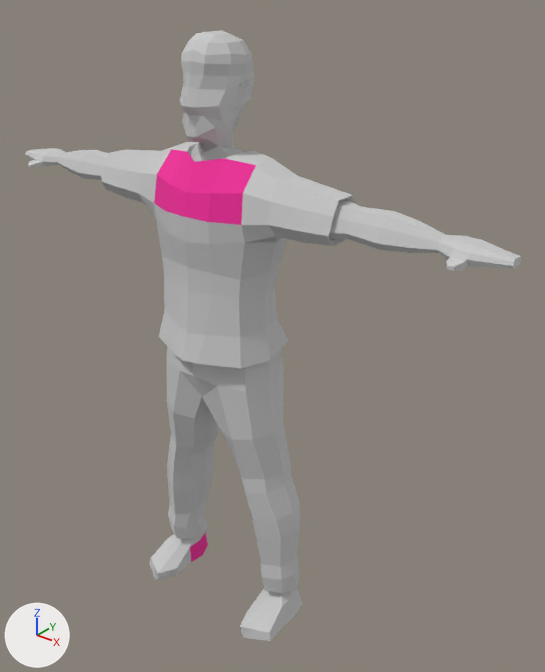
Two versions of the FBX model Source/Character/HumanNPC.FBX, one commit apart.
Both versions are drawn from a camera (50 mm lens) standing at (1.36, -1.463, 1.905) and looking at (0.109, 0.101, 0.935). Arrows for +X, +Y and +Z are at lower left; the lights stay in place. Where no turn or scale is listed for an object, it has been applied to the vertices. Vertices at the same position are counted once.

The older version as bpy lines, for what is in view:
```python
me_mesh = bpy.data.meshes.new('Mesh')
me_mesh.from_pydata(...)  # 643 vertices, 657 faces; spans x -0.84..0.84, y -0.15..0.15, z 0.0..1.77
# faces by material slot: [26, 631]
me_mesh.materials.append(mat_material__19)  # pink #f3269b
me_mesh.materials.append(mat_material__53)  # light grey #cacaca
ob_box001 = bpy.data.objects.new('Box001', me_mesh)
ob_box001.location = (0.0, -0.016, 0.0)
```
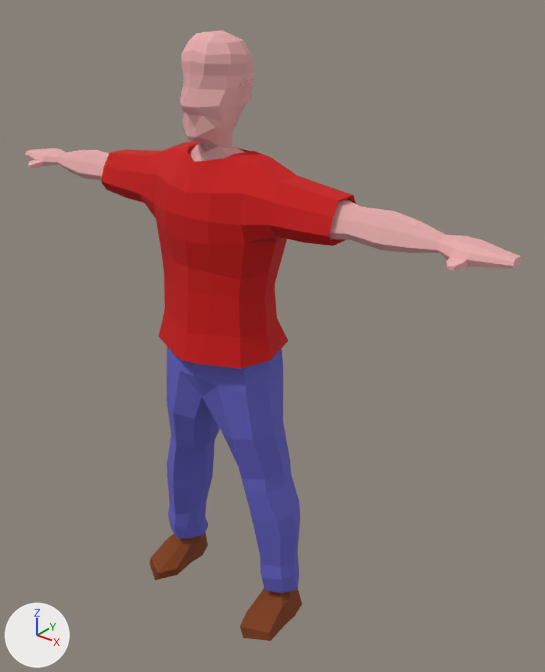
The newer file is also turned or shifted as a whole; pictures and numbers use the older file's frame.

Changed parts and their boxes (x1, y1, x2, y2) in the pictures (545 x 672 px):
```json
{"part": 1, "of": "me_mesh", "change": "recoloured", "before": [154, 149, 256, 225], "after": [154, 149, 256, 225], "on screen": "pink to red"}
{"part": 2, "of": "me_mesh", "change": "recoloured", "before": [190, 532, 208, 562], "after": [190, 532, 208, 562], "on screen": "pink to brown"}
{"part": 3, "of": "me_mesh", "change": "recoloured", "before": [101, 142, 356, 368], "after": [101, 142, 356, 368], "on screen": "grey to red"}
{"part": 4, "of": "me_mesh", "change": "recoloured", "before": [180, 30, 254, 162], "after": [180, 30, 254, 162], "on screen": "grey to pink"}
{"part": 5, "of": "me_mesh", "change": "recoloured", "before": [26, 148, 109, 180], "after": [26, 148, 109, 180], "on screen": "grey to pink"}
{"part": 6, "of": "me_mesh", "change": "recoloured", "before": [329, 199, 521, 271], "after": [329, 199, 521, 271], "on screen": "grey to pink"}
{"part": 7, "of": "me_mesh", "change": "recoloured", "before": [167, 347, 300, 593], "after": [167, 347, 300, 593], "on screen": "grey to blue"}
{"part": 8, "of": "me_mesh", "change": "recoloured", "before": [150, 534, 302, 641], "after": [150, 534, 302, 641], "on screen": "grey to brown"}
```

The change, as JSON lines over the scene's bpy script:
```json
{"op": "add", "block": "mat_pants", "code": ["mat_pants = principled_material('Pants')", "mat_pants.base_color = (0.125, 0.118, 0.533)  # blue #6360c1", "mat_pants.roughness = 0.859"]}
{"op": "add", "block": "mat_skin", "code": ["mat_skin = principled_material('Skin')", "mat_skin.base_color = (0.816, 0.416, 0.416)  # pink #e9adad", "mat_skin.roughness = 0.859"]}
{"op": "add", "block": "mat_shoes", "code": ["mat_shoes = principled_material('Shoes')", "mat_shoes.base_color = (0.212, 0.0431, 0.00392)  # brown #7f3b0d", "mat_shoes.roughness = 0.859"]}
{"op": "add", "block": "mat_08___default", "code": ["mat_08___default = principled_material('08 - Default')", "mat_08___default.base_color = (0.588, 0.0, 0.0)  # red #ca0000", "mat_08___default.roughness = 0.859"]}
{"block": "me_mesh", "where": "me_mesh.from_pydata(...)  # 643 vertices, 657 faces; spans x -0.84..0.84, y -0.15..0.15, z 0.0..1.77"}
{"block": "me_mesh", "where": "# used by ob_box001; location = (0.0, -0.016, 0.0)"}
{"block": "me_mesh", "change": "me_mesh part 1: 10 of the faces centred in x -0.12..0.12, y -0.1..-0.04, z 1.36..1.46 switch from mat_material__19 (pink #f3269b) to mat_08___default (red #ca0000)"}
{"block": "me_mesh", "change": "me_mesh part 2: all 16 faces centred in x -0.25..0.25, y 0.0..0.09, z 0.0..0.04 switch from mat_material__19 (pink #f3269b) to mat_shoes (brown #7f3b0d)"}
{"block": "me_mesh", "change": "me_mesh part 3: 157 of the faces centred in x -0.4..0.4, y -0.13..0.14, z 0.94..1.48 switch from mat_material__53 (light grey #cacaca) to mat_08___default (red #ca0000)"}
{"block": "me_mesh", "change": "me_mesh part 4: 132 of the faces centred in x -0.09..0.09, y -0.09..0.12, z 1.46..1.77 switch from mat_material__53 (light grey #cacaca) to mat_skin (pink #e9adad)"}
{"block": "me_mesh", "change": "me_mesh part 5: 67 of the faces centred in x -0.83..-0.41, y -0.07..0.06, z 1.33..1.41 switch from mat_material__53 (light grey #cacaca) to mat_skin (pink #e9adad)"}
{"block": "me_mesh", "change": "me_mesh part 6: 67 of the faces centred in x 0.41..0.83, y -0.07..0.06, z 1.33..1.41 switch from mat_material__53 (light grey #cacaca) to mat_skin (pink #e9adad)"}
{"block": "me_mesh", "change": "me_mesh part 7: 172 of the faces centred in x -0.26..0.26, y -0.1..0.14, z 0.11..0.94 switch from mat_material__53 (light grey #cacaca) to mat_pants (blue #6360c1)"}
{"block": "me_mesh", "change": "me_mesh part 8: 36 of the faces centred in x -0.27..0.27, y -0.12..0.08, z 0.0..0.09 switch from mat_material__53 (light grey #cacaca) to mat_shoes (brown #7f3b0d)"}
```
